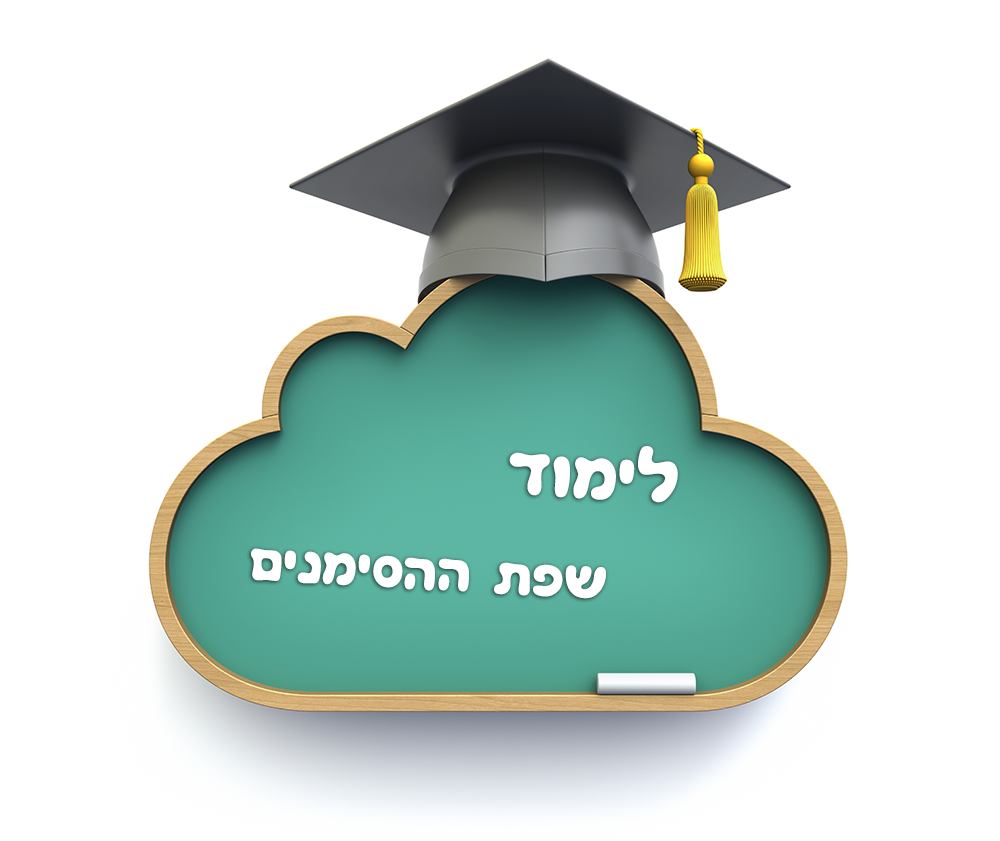
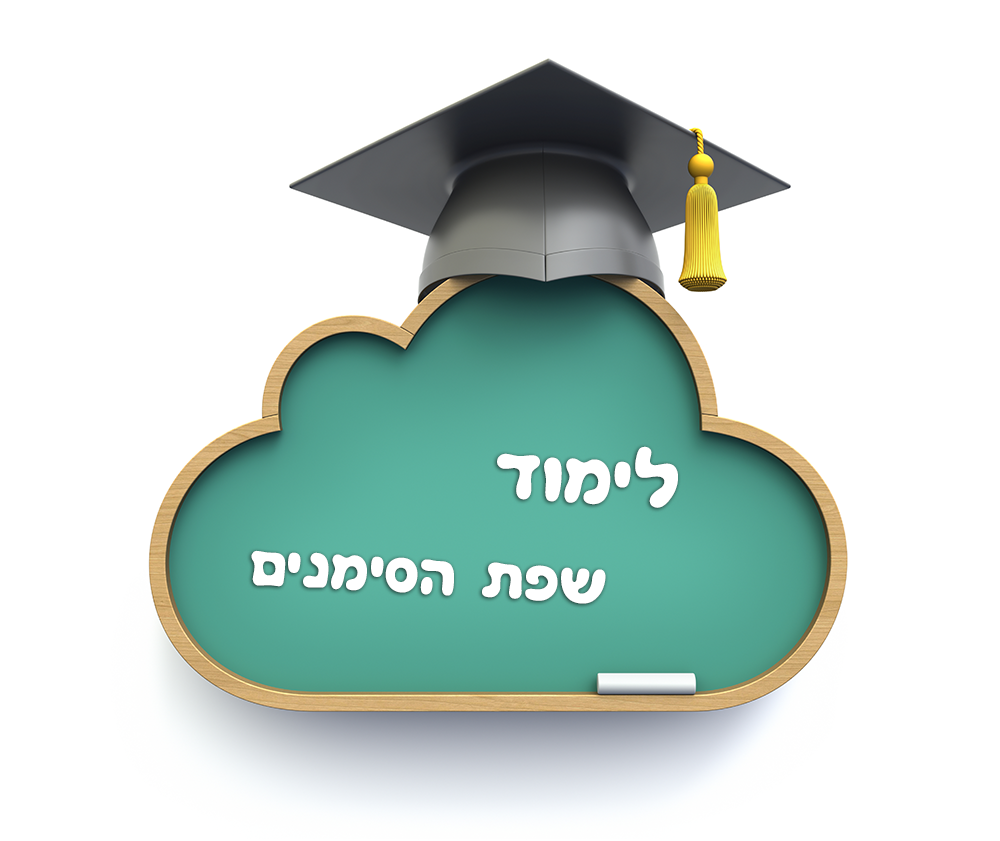
Layered file, before and after one edit (w=1000, h=841). Changes by layer:
painted on "דומיל" over bbox(497, 446, 678, 508)
renamed "םינמיסהה תפש" to "םינמיסה תפש", painted on it over bbox(251, 548, 606, 604)
